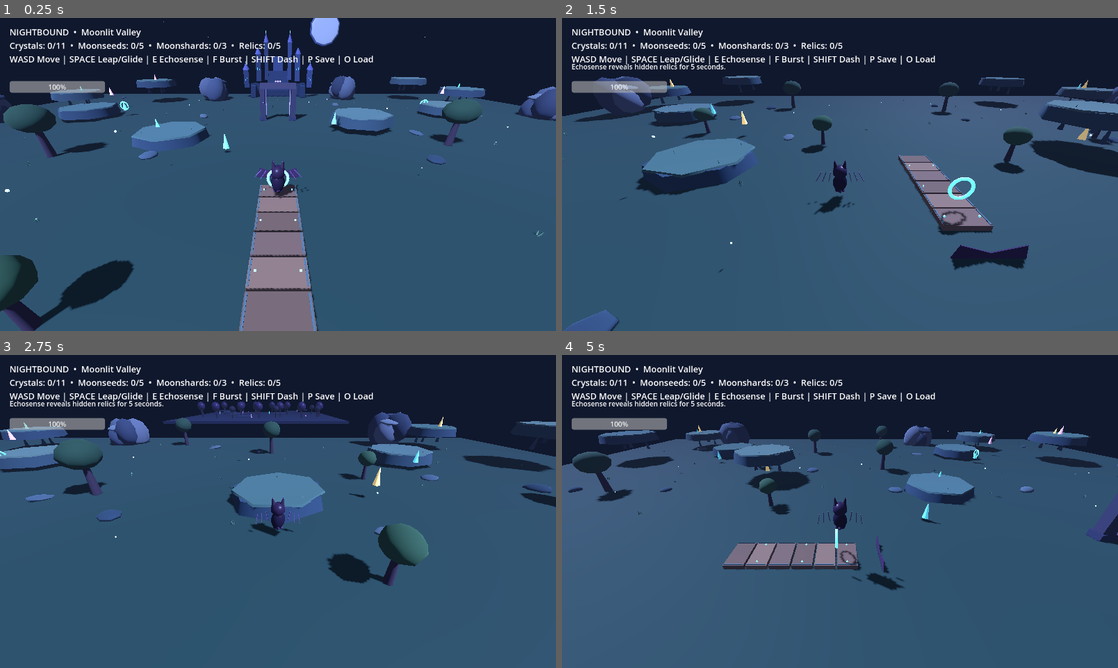
Above: before the commit, frames 1-4 (two rows, left to right).
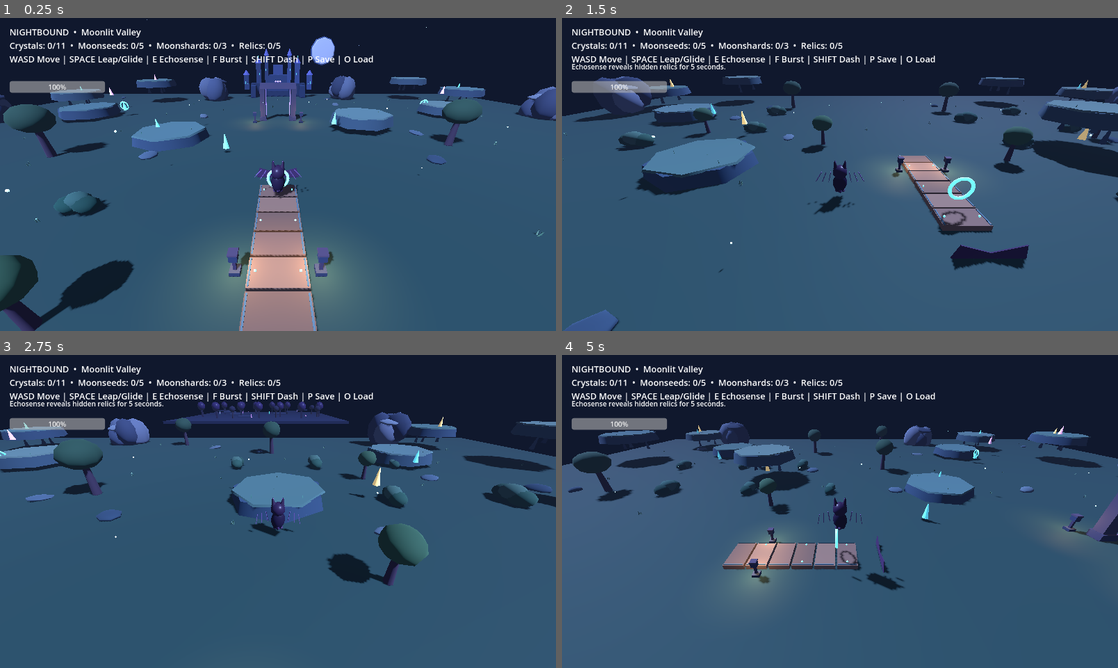
Above: after the commit, the same moments.

Repository: Dynamon91/nightbound
Game: Godot game, scene res://scenes/main.tscn
Same seed, same stepped clock (60 frames per second), same inputs: the game is played once before the commit and once after it.
Inputs:
- Up to frame 1 (0.25 s): no input
- Up to frame 2 (1.5 s): hold D (move_right) 0.53-1.28 s; tap F (burst) at 0.6 s; tap Space (jump) at 0.77 s; hold S (move_back) from 1.28 s (still down); tap E (echosense) at 1.35 s
- Up to frame 3 (2.75 s): tap Space (jump) at 1.52 s; release S (move_back) at 2.03 s; hold D (move_right) from 2.03 s (still down); tap Shift (shadow_dash) at 2.1 s
- Up to frame 4 (5 s): release D (move_right) at 2.78 s; hold W (move_forward) 2.78-3.53 s; tap F (burst) at 2.85 s; tap Space (jump) at 3.02, 3.77, 4.52 s; hold A (move_left) from 3.53 s (still down); tap E (echosense) at 3.6 s; tap Shift (shadow_dash) at 4.35 s

The runs differ from the first frame. In frame 1, 7.5% of the frame differs, in the area x 9-77%, y 0-99%; in frame 2, 1.7%; in frame 3, 0.8%; in frame 4, 2.6%.

Commit message:
art: frame the moonlit skyline and add warm lanterns and shrubs

Diff:
--- a/scripts/main.gd
+++ b/scripts/main.gd
@@ -77,12 +77,12 @@
 func build_distant_citadel()->void:
 	# A stacked low-poly skyline gives the gate a destination to frame, rather than an empty horizon.
 	box(Vector3(0,1.55,-45.5),Vector3(14.0,3.1,2.4),Color("#273858"))
-	box(Vector3(0,3.8,-45.0),Vector3(5.4,4.4,3.2),Color("#35466f"))
-	box(Vector3(0,6.8,-45.1),Vector3(2.5,4.8,2.3),Color("#46578b"))
+	box(Vector3(0,3.3,-45.0),Vector3(5.4,3.8,3.2),Color("#35466f"))
+	box(Vector3(0,5.3,-45.1),Vector3(2.5,4.2,2.3),Color("#46578b"))
 	var tower_data:Array[Vector4]=[
-		Vector4(-5.0,3.5,-46.0,6.2),Vector4(5.0,3.5,-46.0,6.2),
-		Vector4(-8.0,2.2,-44.0,4.1),Vector4(8.0,2.2,-44.0,4.1),
-		Vector4(-2.8,4.0,-43.6,8.0),Vector4(2.8,4.0,-43.6,8.0)
+		Vector4(-5.0,3.0,-46.0,4.8),Vector4(5.0,3.0,-46.0,4.8),
+		Vector4(-8.0,1.8,-44.0,3.3),Vector4(8.0,1.8,-44.0,3.3),
+		Vector4(-2.8,3.4,-43.6,6.0),Vector4(2.8,3.4,-43.6,6.0)
 	]
 	for tower_index in range(tower_data.size()):
 		var tower:Vector4=tower_data[tower_index]
@@ -92,7 +92,7 @@
 		var cone_mesh:=CylinderMesh.new()
 		cone_mesh.top_radius=.015
 		cone_mesh.bottom_radius=width*.78
-		cone_mesh.height=1.55 if tower_index<4 else 1.9
+		cone_mesh.height=1.25 if tower_index<4 else 1.55
 		cone_mesh.radial_segments=6
 		cone.mesh=cone_mesh
 		cone.position=Vector3(tower.x,tower.y+tower.w+(cone_mesh.height*.5),tower.z)
@@ -105,16 +105,16 @@
 	for side in [-1.0,1.0]:
 		box(Vector3(side*6.2,1.4,-43.5),Vector3(1.25,2.8,4.0),Color("#293b5e"))
 	# The moon is a flattened sphere with a dark rim and understated surface marks.
-	var moon_rim:=orb(self,Vector3(13.0,16.2,-55.5),4.25,Color("#536ba2"))
+	var moon_rim:=orb(self,Vector3(13.0,10.8,-55.5),3.65,Color("#536ba2"))
 	moon_rim.scale=Vector3(1.0,1.0,.055)
-	var moon:=orb(self,Vector3(13.0,16.2,-55.0),3.88,Color("#d3def6"))
+	var moon:=orb(self,Vector3(13.0,10.8,-55.0),3.35,Color("#d3def6"))
 	moon.scale=Vector3(1.0,1.0,.055)
 	var moon_material:=moon.material_override as StandardMaterial3D
 	moon_material.emission_enabled=true
 	moon_material.emission=Color("#b4ccff")
 	moon_material.emission_energy_multiplier=.34
 	for mark_index in range(5):
-		var mark:=orb(self,Vector3(11.4+float((mark_index*7)%5)*.72,15.1+float((mark_index*3)%4)*.63,-54.88),.28+float(mark_index%2)*.12,Color("#aebde1"))
+		var mark:=orb(self,Vector3(11.8+float((mark_index*7)%5)*.55,10.0+float((mark_index*3)%4)*.5,-54.88),.28+float(mark_index%2)*.12,Color("#aebde1"))
 		mark.scale=Vector3(1.0,1.0,.035)
 	# Batch the star field into one draw call so the software renderer stays responsive in CI.
 	var star_mesh:=SphereMesh.new()
@@ -132,7 +132,7 @@
 	star_batch.instance_count=52
 	for star_index in range(52):
 		var sx:=float(((star_index*37)%93)-46)
-		var sy:=11.0+float((star_index*17)%16)
+		var sy:=8.0+float((star_index*17)%12)
 		var sz:=-52.0-float((star_index*11)%8)
 		var star_scale:=.025+float(star_index%3)*.012
 		var star_transform:=Transform3D(Basis().scaled(Vector3.ONE*star_scale),Vector3(sx,sy,sz))
@@ -141,6 +141,33 @@
 	starfield.multimesh=star_batch
 	starfield.material_override=star_material
 	add_child(starfield)
+func bush_cluster(p:Vector3,size_value:float,main_color:Color)->void:
+	# Overlapping faceted canopies create readable, layered shrubs at the edges of the route.
+	var placements:Array[Vector3]=[Vector3(-.5,.42,0),Vector3(0,.62,-.12),Vector3(.52,.43,.04)]
+	var colors:Array[Color]=[main_color,main_color.lightened(.12),main_color.darkened(.1)]
+	for cluster_index in range(placements.size()):
+		var canopy:=orb(self,p+placements[cluster_index]*size_value,.62*size_value,colors[cluster_index])
+		canopy.scale=Vector3(1.15,.78,.95)
+		var canopy_material:=canopy.material_override as StandardMaterial3D
+		canopy_material.roughness=.94
+func build_lantern(p:Vector3,size_value:float,light_color:Color)->void:
+	# Warm lanterns give the cold blue scene a few authored focal points.
+	box(p+Vector3(0,.13*size_value,0),Vector3(.62,.26,.62)*size_value,Color("#3c435a"))
+	box(p+Vector3(0,.72*size_value,0),Vector3(.19,.95,.19)*size_value,Color("#4a405b"))
+	box(p+Vector3(0,1.28*size_value,0),Vector3(.48,.44,.48)*size_value,Color("#3b4562"))
+	var flame:=orb(self,p+Vector3(0,1.28*size_value,0),.17*size_value,light_color)
+	var flame_material:=flame.material_override as StandardMaterial3D
+	flame_material.emission_enabled=true
+	flame_material.emission=light_color
+	flame_material.emission_energy_multiplier=1.5
+	box(p+Vector3(0,1.56*size_value,0),Vector3(.56,.12,.56)*size_value,Color("#5d4f65"))
+	var light:=OmniLight3D.new()
+	light.position=p+Vector3(0,1.3*size_value,0)
+	light.light_color=light_color
+	light.light_energy=1.1
+	light.omni_range=6.0*size_value
+	light.shadow_enabled=false
+	add_child(light)
 func build_gate_detail()->void:
 	# Layered stone footing, thin carved trim and emissive runes make the gate a real landmark.
 	for side in [-1.0,1.0]:
@@ -354,6 +381,11 @@
 	for p in [Vector3(-8,0,10),Vector3(8,0,14),Vector3(-22,0,16),Vector3(22,0,18)]: tree(p,.72,Color("#3e6247"))
 	build_entry_bridge()
 	build_valley_ground_detail()
+	for bush_index in range(12):
+		var side:float=-1.0 if bush_index%2==0 else 1.0
+		var row:=float(bush_index/2)
+		var bush_pos:=Vector3(side*(11.5+float((bush_index*3)%4)*5.0),0.02,4.0+row*4.8)
+		bush_cluster(bush_pos,1.0+float(bush_index%3)*.16,Color("#285548") if bush_index%2==0 else Color("#345c4c"))
 	var ps=[Vector3(-5,1,-5),Vector3(7,1.5,-12),Vector3(-14,1.2,-10),Vector3(-25,1.5,-21),Vector3(-38,3.2,-29),Vector3(25,1.5,-23),Vector3(38,3.4,-33),Vector3(-25,1.5,24),Vector3(-38,3.5,35),Vector3(25,1.6,25),Vector3(38,3.7,36)]
 	for i in range(11):
 		var id:="crystal_%02d"%i; if not collected_crystals.has(id): var n:=gem(ps[i],Color("#68e9ff")); n.name=id; crystal_nodes.append(n)
@@ -372,6 +404,10 @@
 	box(Vector3(-2.25,2.4,-18),Vector3(.75,4.8,1),Color("#45445f"),true); box(Vector3(2.25,2.4,-18),Vector3(.75,4.8,1),Color("#45445f"),true); box(Vector3(0,4.85,-18),Vector3(5.1,.75,1),Color("#56516e"),true)
 	build_gate_detail()
 	build_distant_citadel()
+	build_lantern(Vector3(-3.35,0,-16.6),.9,Color("#ffbf70"))
+	build_lantern(Vector3(3.35,0,-16.6),.9,Color("#ffbf70"))
+	build_lantern(Vector3(-1.75,0,8.0),.72,Color("#ffd18b"))
+	build_lantern(Vector3(1.75,0,8.0),.72,Color("#ffd18b"))
 func build_veilwood()->void:
 	build_motes(130,28,31,Color("#d5a1ff"))
 	box(Vector3(130,-.5,0),Vector3(76,1,76),Color("#252d50"),true)
